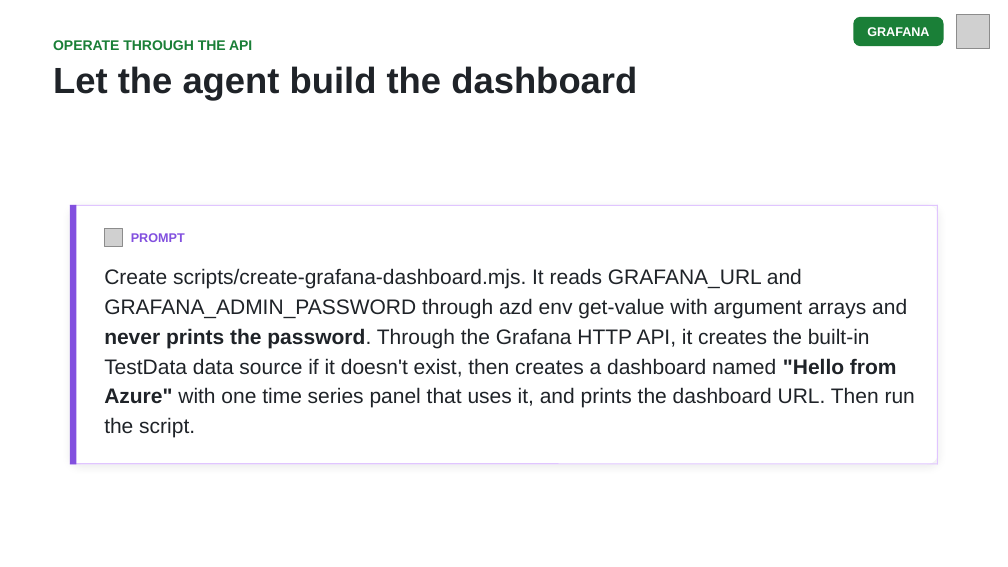
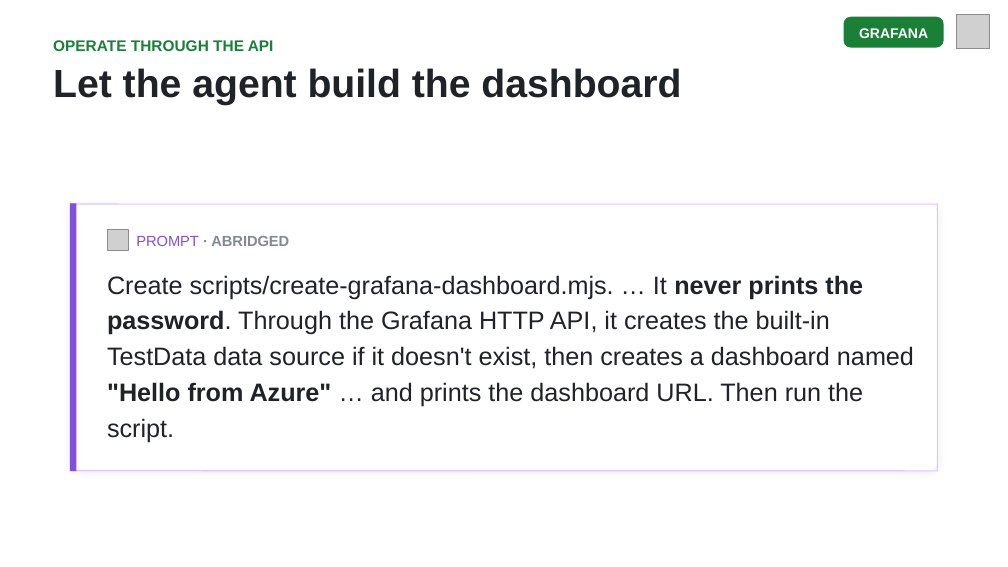
Before and after one commit to DanWahlin/agentic-journeys, a slide deck: slide 15 of slides/04-grafana.pptx. Drawn at 1008x567 pixels with LibreOffice and Linux fonts; fonts in the diff are those of the drawing; grey boxes stand for pictures. Boxes give left, top, right and bottom in pixels: in the first picture for what was removed or moved away, otherwise in the second. Text is boxed around its words. In the diff, an @@ line names an element or a change of style, - is before the commit and + after.

```diff
--- a/slides/04-grafana.pptx
+++ b/slides/04-grafana.pptx
@@ rounded rectangle at (844,17,943,48): proportions changed @@
@@ rounded rectangle: place and size @@
-rounded rectangle at (854,17,944,46)
+rounded rectangle at (844,17,943,48)
@@ text "GRAFANA": place and size @@
-text "GRAFANA" at (867,27,929,36)
+text "GRAFANA" at (859,28,928,38)
@@ text "GRAFANA" at (859,28,928,38): size 9 to 10 pt @@
@@ text "OPERATE THROUGH THE API" at (53,40,274,51): size 10 to 11 pt @@
@@ text "Let the agent build the ..." at (53,68,681,105): size 26 to 28 pt; line spacing 31pt to 33pt @@
@@ rounded rectangle: place and size @@
-rounded rectangle at (70,205,937,464)
+rounded rectangle at (70,204,937,472)
@@ rounded rectangle at (70,204,937,472): proportions changed @@
@@ line moved from (74, 205) - (74, 465) to (74, 204) - (74, 472) @@
@@ line moved from (937, 205) - (937, 465) to (937, 204) - (937, 472) @@
@@ picture: place and size @@
-picture at (104,229,122,247)
+picture at (107,230,128,251)
@@ text at (136,236,289,246): text changed; size 9 to 10.5 pt; text colour #8250DF to #818B98 @@
-PROMPT
+PROMPT · ABRIDGED
@@ text at (107,275,914,442): text changed; size 15 to 18 pt @@
-Create scripts/create-grafana-dashboard.mjs. It reads GRAFANA_URL and GRAFANA_ADMIN_PASSWORD through azd env get-value with argument arrays and never prints the password. Through the Grafana HTTP API, it creates the built-in TestData data source if it doesn't exist, then creates a dashboard named "Hello from Azure" with one time series panel that uses it, and prints the dashboard URL. Then run the script.
+Create scripts/create-grafana-dashboard.mjs. … It never prints the password. Through the Grafana HTTP API, it creates the built-in TestData data source if it doesn't exist, then creates a dashboard named "Hello from Azure" … and prints the dashboard URL. Then run the script.
@@ line moved from (70, 464) - (938, 464) to (70, 471) - (938, 471) @@
```
Also in this commit, not shown: 17 other slides changed, 7 other files.
